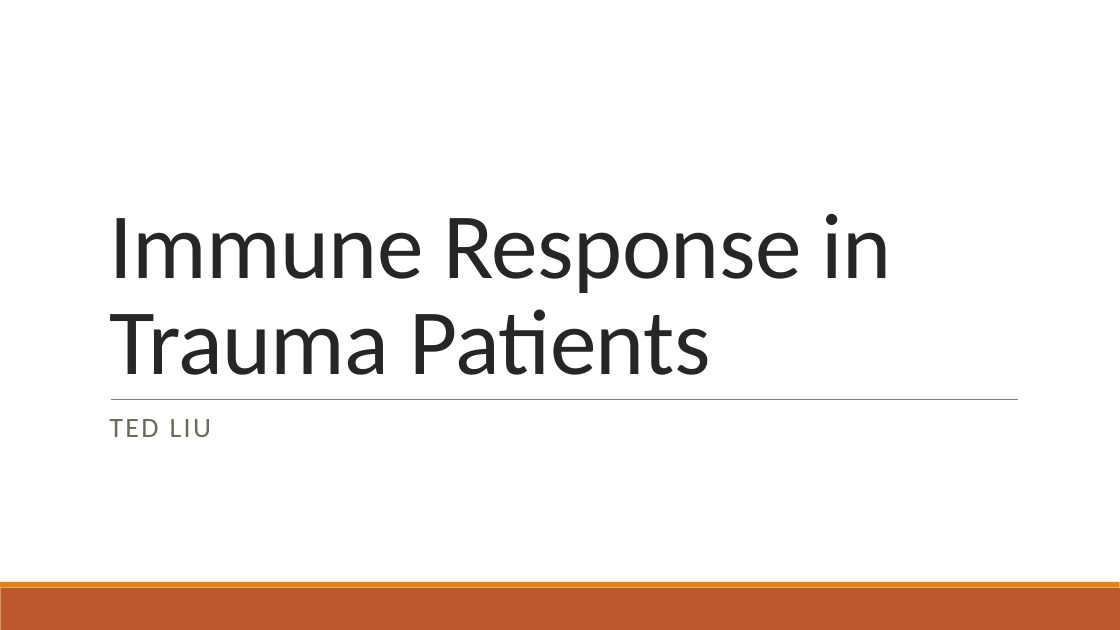
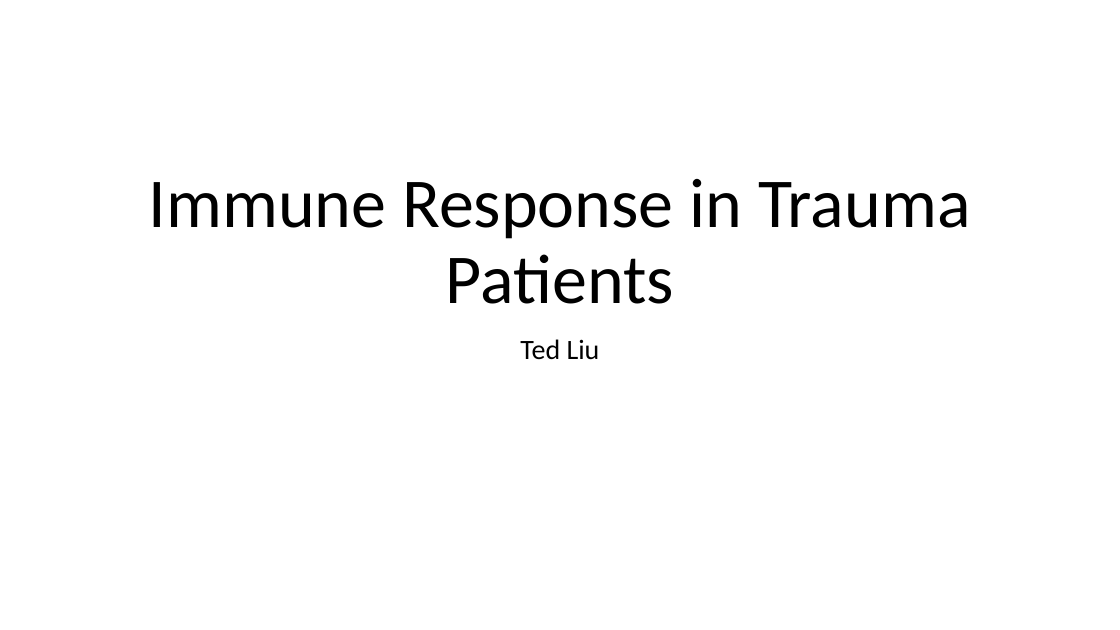
Before and after one commit to tliu-2/PROPPR, a slide deck: slide 1 of Presentation.pptx. Drawn at 1120x630 pixels with LibreOffice and Linux fonts; fonts in the diff are those of the drawing. Boxes give left, top, right and bottom in pixels: in the first picture for what was removed or moved away, otherwise in the second. Text is boxed around its words. In the diff, an @@ line names an element or a change of style, - is before the commit and + after.

```diff
--- a/Presentation.pptx
+++ b/Presentation.pptx
@@ title "Immune Response in Trauma Patients": place and size @@
-title "Immune Response in Trauma Patients" at (109,214,891,375)
+title "Immune Response in Trauma Patients" at (149,179,970,304)
@@ title "Immune Response in Trauma Patients" at (149,179,970,304): size 80 to 60 pt, text colour #262626 to #000000, letter spacing -0.5 to 0 pt; alignment left to centre; line spacing 0.85 to 0.9 @@
@@ subtitle at (520,339,600,360): text changed; text colour #637052 to #000000 @@
-TED LIU
+Ted Liu
@@ line removed from (111, 399) to (1018, 399) @@
@@ rectangle removed at (0,588,1120,630) @@
@@ rectangle removed at (0,582,1120,588) @@
```
Also in this commit, not shown: 4 other slides changed, 6 slides added, 6 slides removed, 51 other files.
